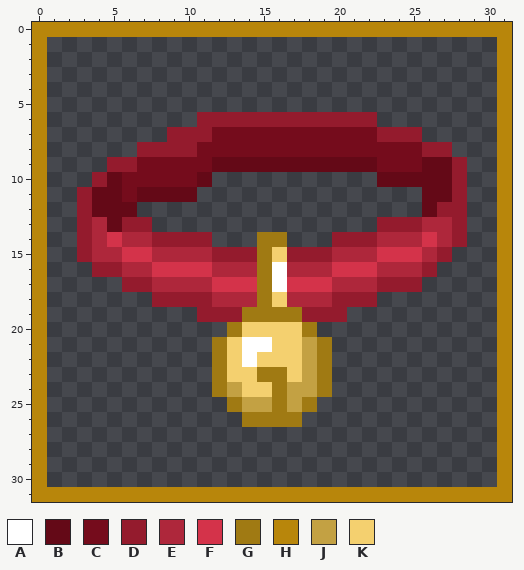
Pixel-art file: assets/aseprite/cat-collar.aseprite. Above, as it was before the edit.
32x32 pixels, 1 frame.
Palette (. is transparent): A #ffffff  B #640917  C #750c1c  D #941b2d  E #ae273b  F #d4334a  G #a07a13  H #b8860b  J #c3a143  K #f4d06f
Pixels before, first column x 0:
 0 HHHHHHHHHHHHHHHHHHHHHHHHHHHHHHHH
 1 H..............................H
 2 H..............................H
 3 H..............................H
 4 H..............................H
 5 H..............................H
 6 H..........DDDDDDDDDDDD........H
 7 H........DDDCCCCCCCCCCCDDD.....H
 8 H......DDDDCCCCCCCCCCCCCCCDD...H
 9 H....DDCCCCCBBBBBBBBBBBCCCBBD..H
10 H...DBCCCCCB...........BBBBBD..H
11 H..DBBCBBBB...............BBD..H
12 H..DBBB...................BDD..H
13 H..DEBDD...............DDDEED..H
14 H..DEFEEDDDD...GG...DDDEEEFED..H
15 H..DEEFFEEEEDDDGKDDDEEEFFFED...H
16 H...DDEEFFFFEEEGAEEEFFFEEED....H
17 H.....DDEEEEFFFGAFFFEEEDDD.....H
18 H.......DDDDEEEGKEEEDDD........H
19 H..........DDDGGGGDDD..........H
20 H............GKKKKG............H
21 H...........GKAAKKJG...........H
22 H...........GKAKKKJG...........H
23 H...........GKKGGKJG...........H
24 H...........GJKKGJJG...........H
25 H............GJJGJG............H
26 H.............GGGG.............H
27 H..............................H
28 H..............................H
29 H..............................H
30 H..............................H
31 HHHHHHHHHHHHHHHHHHHHHHHHHHHHHHHH
Now the later version:
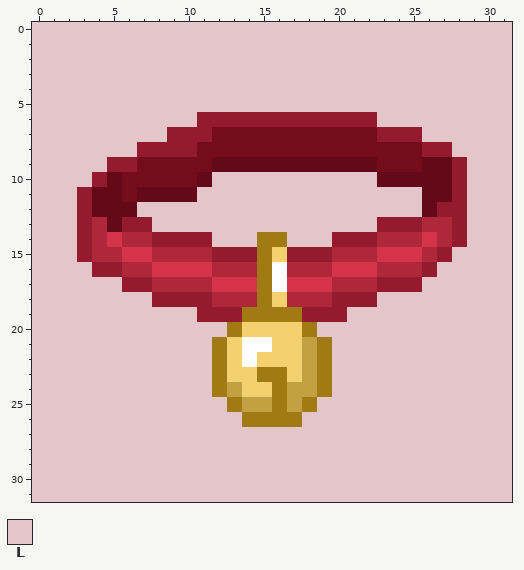
Colours new in this view: L #e4c5ca
Change:
Changed rows in their new state; - is an unchanged pixel.
first column x 0:
 0 LLLLLLLLLLLLLLLLLLLLLLLLLLLLLLLL
 1 LLLLLLLLLLLLLLLLLLLLLLLLLLLLLLLL
 2 LLLLLLLLLLLLLLLLLLLLLLLLLLLLLLLL
 3 LLLLLLLLLLLLLLLLLLLLLLLLLLLLLLLL
 4 LLLLLLLLLLLLLLLLLLLLLLLLLLLLLLLL
 5 LLLLLLLLLLLLLLLLLLLLLLLLLLLLLLLL
 6 LLLLLLLLLLL------------LLLLLLLLL
 7 LLLLLLLLL-----------------LLLLLL
 8 LLLLLLL---------------------LLLL
 9 LLLLL------------------------LLL
10 LLLL--------LLLLLLLLLLL------LLL
11 LLL--------LLLLLLLLLLLLLLL---LLL
12 LLL----LLLLLLLLLLLLLLLLLLL---LLL
13 LLL-----LLLLLLLLLLLLLLL------LLL
14 LLL---------LLL--LLL---------LLL
15 LLL-------------------------LLLL
16 LLLL-----------------------LLLLL
17 LLLLLL--------------------LLLLLL
18 LLLLLLLL---------------LLLLLLLLL
19 LLLLLLLLLLL----------LLLLLLLLLLL
20 LLLLLLLLLLLLL------LLLLLLLLLLLLL
21 LLLLLLLLLLLL--------LLLLLLLLLLLL
22 LLLLLLLLLLLL--------LLLLLLLLLLLL
23 LLLLLLLLLLLL--------LLLLLLLLLLLL
24 LLLLLLLLLLLL--------LLLLLLLLLLLL
25 LLLLLLLLLLLLL------LLLLLLLLLLLLL
26 LLLLLLLLLLLLLL----LLLLLLLLLLLLLL
27 LLLLLLLLLLLLLLLLLLLLLLLLLLLLLLLL
28 LLLLLLLLLLLLLLLLLLLLLLLLLLLLLLLL
29 LLLLLLLLLLLLLLLLLLLLLLLLLLLLLLLL
30 LLLLLLLLLLLLLLLLLLLLLLLLLLLLLLLL
31 LLLLLLLLLLLLLLLLLLLLLLLLLLLLLLLL
Where, in picture pixels (left, top, right, bottom), the same in both pictures:
changed: (32, 22, 512, 502)
